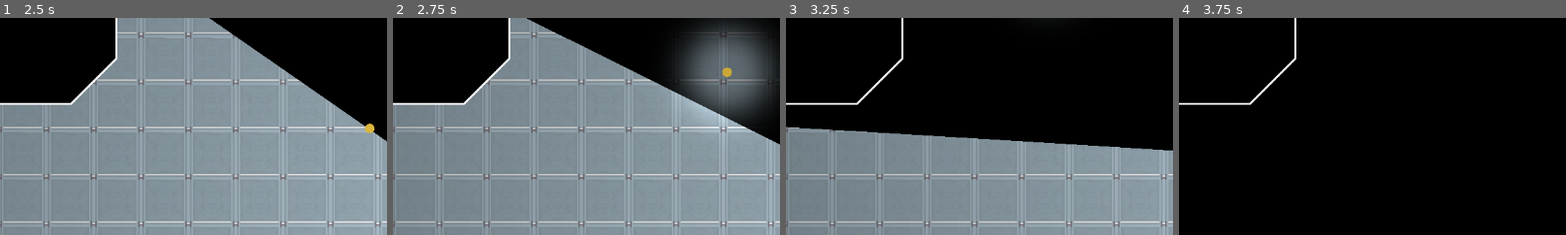
Above: before the commit, frames 1-4 (left to right).
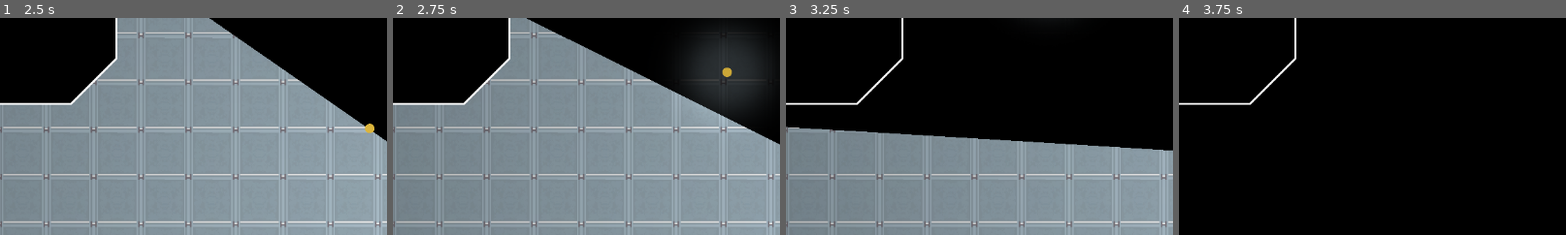
Above: after the commit, the same moments.

Repository: Gh0strnx/Iteration
Game: Godot game, scene res://Assets/Scenes/main.tscn
The game is run twice, just before and just after one commit, with the same random seed, the same clock (stepped at 60 frames per second) and the same inputs.
Inputs (mouse positions are % of the whole screen's width and height, from its top left):
- Up to frame 1 (2.5 s): tap Enter at 0.5 s; move the mouse to (72, 45) at 0.52 s; press the mouse at (72, 45) at 0.53 s; hold D (right) 0.53-1.28 s; move the mouse to (30, 55) at 1.27 s; release the mouse at (30, 55) at 1.28 s; hold S (down) 1.28-2.03 s; click (30, 55) at 1.35 s; tap Space at 2 s; move the mouse to (60, 28) at 2.02 s; press the mouse at (60, 28) at 2.03 s; hold D (right) from 2.03 s (still down)
- Up to frame 2 (2.75 s): keep holding D (right)
- Up to frame 3 (3.25 s): move the mouse to (45, 70) at 2.77 s; release D (right) at 2.78 s; release the mouse at (45, 70) at 2.78 s; hold W (up) from 2.78 s (still down); click (45, 70) at 2.85 s
- Up to frame 4 (3.75 s): move the mouse to (80, 65) at 3.52 s; release W (up) at 3.53 s; press the mouse at (80, 65) at 3.53 s; hold A (left) from 3.53 s (still down)
The pictures show only the part of the screen within x 17-66%, y 14-64%; the shares and areas given below are measured in that part.

Frame 1 is identical in both runs. In frame 2, 7.5% of the frame differs, in the area x 74-98%, y 3-47%; in frame 3, less than 0.1%; in frame 4, nothing differs.

Commit message:
fading light

Diff:
--- a/Assets/Scripts/point_light.gd
+++ b/Assets/Scripts/point_light.gd
@@ -3,6 +3,12 @@
 @onready var player: Node2D = get_tree().get_first_node_in_group("Player") as Node2D
 @onready var bullet_body: Node2D = get_tree().get_first_node_in_group("bullet") as Node2D
 @export var waitTimeMult = 1
+
+var light_intensity = 0.0
+var max_intensity = 0.65
+var fade_speed = 4
+
+
 
 func _ready() -> void:
 	hide()
@@ -37,5 +43,7 @@
 		else:
 			# First thing hit is NOT the bullet (wall, obstacle, etc.) → in shadow
 			visible = true
-			#await get_tree().create_timer(0.15*waitTimeMult).timeout
-			energy = 0.6
+
+			if light_intensity < max_intensity:
+				light_intensity += fade_speed * _delta
+				energy = light_intensity
